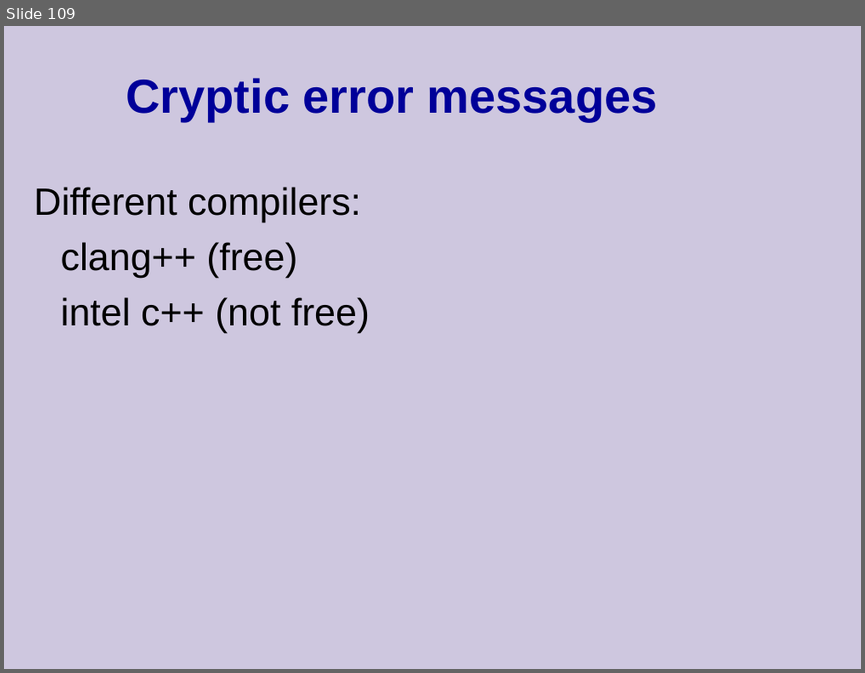
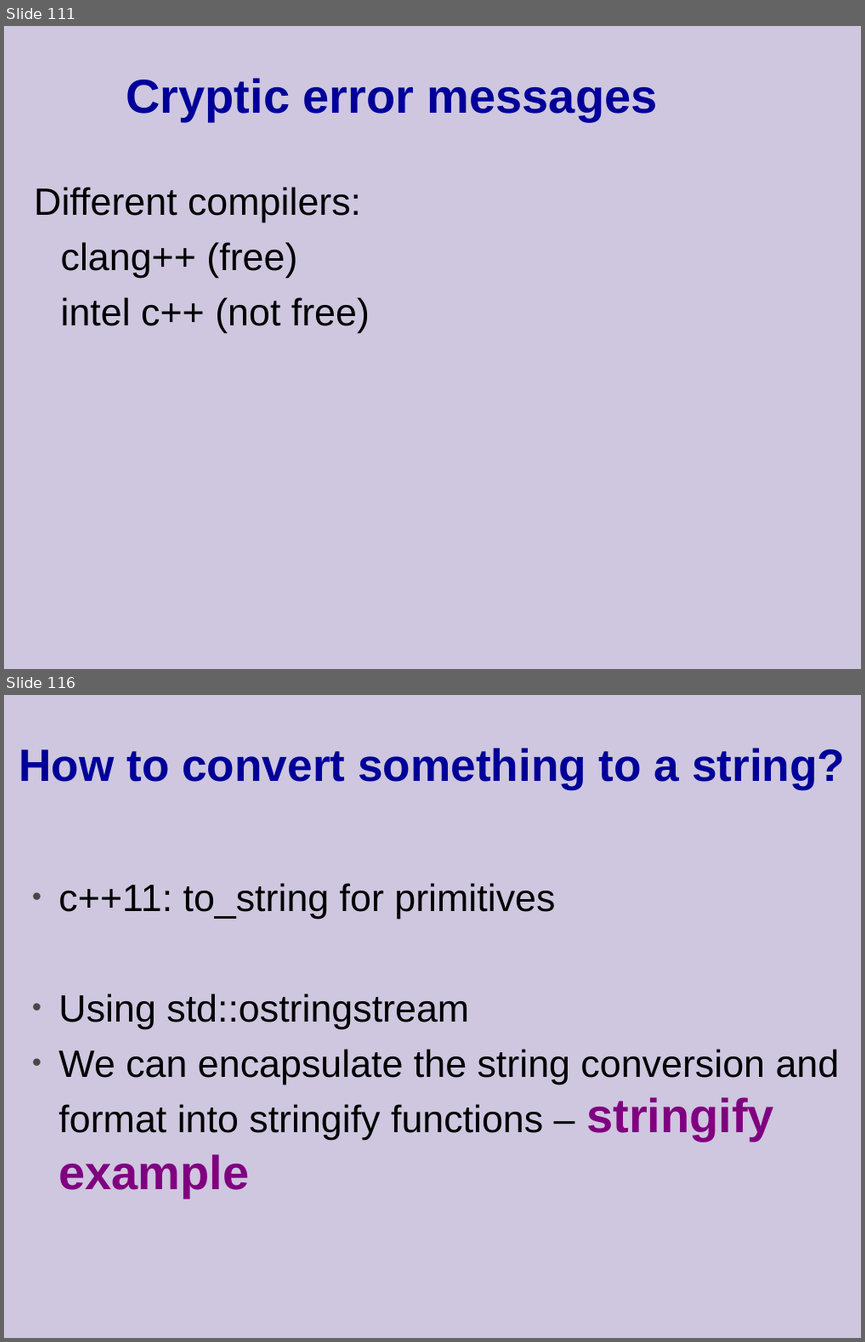
Before and after one commit to cpp-at-ariel/cpp-5778, a slide deck: week10-stl/slides-1-stl.odp. Shown one above the other, each under a label of ours: slide 109 before the commit, slides 111 and 116 after it; the slides between them are not shown. The pictures are 865x673 and 865x1342 pixels, drawn with LibreOffice and Linux fonts; fonts in the diff are those of the drawing. Boxes give left, top, right and bottom in pixels: in the first picture for what was removed or moved away, otherwise in the second. Text is boxed around its words. In the diff, an @@ line names an element or a change of style, - is before the commit and + after.

```diff
--- a/week10-stl/slides-1-stl.odp
+++ b/week10-stl/slides-1-stl.odp
@@ slide 116 added at box(4, 695, 861, 1338), background #CEC7DF @@
@@ title added at box(18, 748, 845, 789), 38 pt, text #000099, bold @@
+How to convert something to a string?
@@ text added at box(58, 883, 840, 1197), 32 pt, text #000000 @@
+• c++11: to_string for primitives
+• Using std::ostringstream
+• We can encapsulate the string conversion and format into stringify functions – stringify example
@@ what was slide 109 is now slide 111 @@
```
Also in this commit, not shown: 3 slides changed, 7 other slides added, 12 other files.
